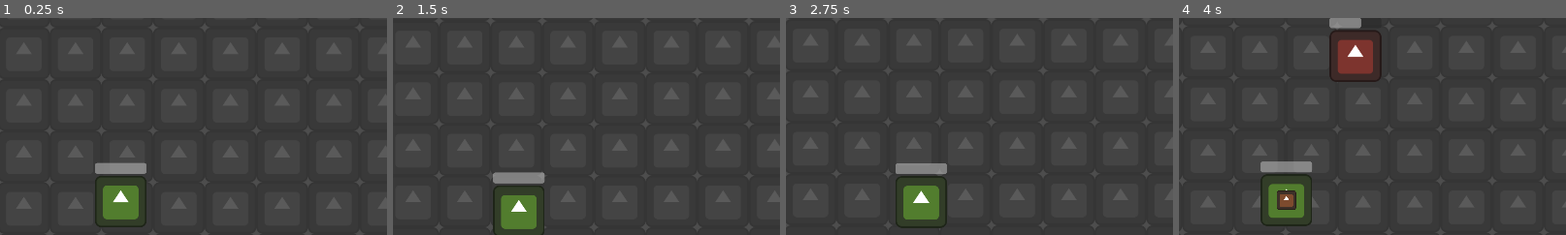
Above: before the commit, frames 1-4 (left to right).
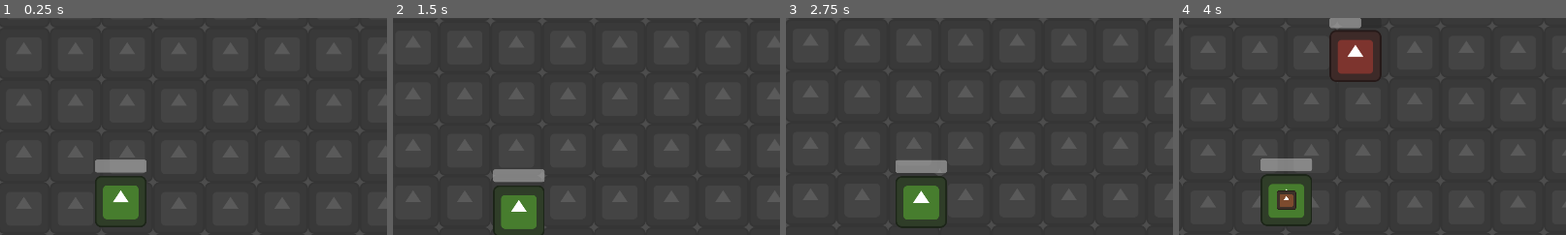
Above: after the commit, the same moments.

Repository: alfroids/survivors-clone
Game: Godot game, scene res://World/world.tscn
Same seed, same stepped clock (60 frames per second), same inputs: the game is played once before the commit and once after it. The engine's default icon, where the game draws it, is replaced by a stand-in: a white triangle on a blue panel in a dark square.
Inputs:
- Up to frame 1 (0.25 s): no input
- Up to frame 2 (1.5 s): tap Enter at 0.5 s; hold D (move_right) 0.53-1.28 s; hold S (move_down) from 1.28 s (still down)
- Up to frame 3 (2.75 s): release S (move_down) at 2.03 s; hold D (move_right) from 2.03 s (still down)
- Up to frame 4 (4 s): release D (move_right) at 2.78 s; hold W (move_up) 2.78-3.53 s; hold A (move_left) from 3.53 s (still down)
The pictures show only the part of the screen within x 34-84%, y 8-58%; the shares and areas given below are measured in that part.

The runs differ from the first frame. In frame 1, 0.4% of the frame differs, in the area x 24-38%, y 65-72%; in frame 2, 0.4%; in frame 3, 0.2%; in frame 4, 0.2%.

Commit message:
Rework player

Diff:
--- a/signal_bus.gd
+++ b/Autoloads/signal_bus.gd
@@ -11,3 +11,7 @@
 
 func _on_player_current_xp_changed(new_current_xp: int) -> void:
 	player_current_xp_changed.emit(new_current_xp)
+
+
+func _on_ui_hidden() -> void:
+	pass
--- /dev/null
+++ b/Components/FireballAttackComponent/fireball_attack_component.gd
@@ -0,0 +1,32 @@
+extends Node2D
+
+
+@export_range(0.0, 5.0, 0.1, "or_greater", "suffix:/s") var attack_speed: float = 1.0
+
+@onready var fireball_scene: PackedScene = preload("res://Fireball/fireball.tscn")
+
+
+func _ready() -> void:
+	var shoot_timer: Timer = $ShootTimer as Timer
+	shoot_timer.wait_time = 1 / attack_speed
+	shoot_timer.start()
+
+
+func _on_shoot_timer_timeout() -> void:
+	var closest_enemy: CharacterBody2D
+	var closest_distsq: float = INF
+
+	for enemy: CharacterBody2D in get_tree().get_nodes_in_group(&"enemies"):
+		var enemy_distsq: float = global_position.distance_squared_to(enemy.global_position)
+		if enemy_distsq < closest_distsq:
+			closest_enemy = enemy
+			closest_distsq = enemy_distsq
+
+	if not closest_enemy:
+		return
+
+	var direction: Vector2 = global_position.direction_to(closest_enemy.global_position)
+	var fireball: Fireball = fireball_scene.instantiate() as Fireball
+	fireball.global_position = global_position
+	fireball.direction = direction
+	get_tree().current_scene.call_deferred(&"add_child", fireball)
--- /dev/null
+++ b/Components/FireballAttackComponent/fireball_attack_component.tscn
@@ -0,0 +1,10 @@
+[gd_scene load_steps=2 format=3 uid="uid://7gbff40kiaef"]
+
+[ext_resource type="Script" path="res://Components/FireballAttackComponent/fireball_attack_component.gd" id="1_drlcm"]
+
+[node name="FireballAttackComponent" type="Node2D"]
+script = ExtResource("1_drlcm")
+
+[node name="ShootTimer" type="Timer" parent="."]
+
+[connection signal="timeout" from="ShootTimer" to="." method="_on_shoot_timer_timeout"]
--- /dev/null
+++ b/Components/HealthComponent/health_component.gd
@@ -0,0 +1,49 @@
+class_name HealthComponent
+extends Node2D
+
+
+@export_range(1.0, 100.0, 1.0, "or_greater") var max_health: float = 10.0:
+	set(mh):
+		max_health = maxf(0.0, mh)
+		health_bar.max_value = max_health
+@export var allow_shield: bool = false
+
+var lost_health: float:
+	get:
+		return max_health - health
+
+@onready var health_bar: ProgressBar = $HealthBar as ProgressBar
+@onready var health: float = max_health:
+	set(h):
+		health = clampf(h, 0.0, max_health)
+		health_bar.value = health
+@onready var armor: float = 0.0:
+	set(a):
+		armor = maxf(0.0, a)
+@onready var shield: float = 0.0:
+	set(s):
+		shield = maxf(0.0, s)
+
+
+func _ready() -> void:
+	health_bar.max_value = max_health
+	health_bar.value = health
+
+
+func take_damage(damage: float, ignore_shield: bool = false) -> bool:
+	if not ignore_shield:
+		var excess_damage: float = maxf(0.0, damage - shield)
+		shield -= damage
+		damage = excess_damage
+
+	health -= damage / (1 + armor / 25.0)
+
+	return not health
+
+
+func heal(heal_amount: float, excess_to_shield: bool = false) -> void:
+	if excess_to_shield:
+		var excess_heal: float = heal_amount - lost_health
+		shield += excess_heal
+
+	health += heal_amount
--- /dev/null
+++ b/Components/HealthComponent/health_component.tscn
@@ -0,0 +1,15 @@
+[gd_scene load_steps=2 format=3 uid="uid://b1o71rylv2pet"]
+
+[ext_resource type="Script" path="res://Components/HealthComponent/health_component.gd" id="1_xx853"]
+
+[node name="HealthComponent" type="Node2D"]
+script = ExtResource("1_xx853")
+
+[node name="HealthBar" type="ProgressBar" parent="."]
+offset_left = -64.0
+offset_top = -16.0
+offset_right = 64.0
+offset_bottom = 16.0
+size_flags_horizontal = 4
+size_flags_vertical = 4
+show_percentage = false
--- a/DamageData/damage_data.gd
+++ b/DamageData/damage_data.gd
@@ -2,7 +2,7 @@
 extends Resource
 
 
-@export_range(0, 50, 1, "or_greater") var damage_per_tick: int = 1
+@export_range(0.0, 50.0, 0.5, "or_greater") var damage_per_tick: float = 1.0
 @export_range(0, 5, 1) var total_ticks: int = 1
 @export_range(0.0, 5.0, 0.1, "suffix:ticks/s") var ticks_frequency: float = 2.0
 
--- a/Enemy/enemy.tscn
+++ b/Enemy/enemy.tscn
@@ -3,7 +3,7 @@
 [ext_resource type="Texture2D" uid="uid://bor6xfqb3k54d" path="res://icon.svg" id="1_54a1r"]
 [ext_resource type="Script" path="res://Enemy/enemy.gd" id="1_r2jj5"]
 [ext_resource type="Script" path="res://EnemyData/enemy_data.gd" id="2_ouuid"]
-[ext_resource type="Shader" uid="uid://y682225ucbre" path="res://recolor.tres" id="2_xuysw"]
+[ext_resource type="Shader" uid="uid://y682225ucbre" path="res://Shaders/recolor.tres" id="2_xuysw"]
 [ext_resource type="PackedScene" uid="uid://bxs0p7ry7bwps" path="res://XP/xp.tscn" id="3_py0fd"]
 [ext_resource type="Script" path="res://Hurtbox/hurtbox.gd" id="4_fjgfo"]
 [ext_resource type="Script" path="res://Hitbox/hitbox.gd" id="4_jtv4c"]
--- a/Fireball/fireball.tscn
+++ b/Fireball/fireball.tscn
@@ -1,7 +1,7 @@
 [gd_scene load_steps=9 format=3 uid="uid://kojtmbc8ypc"]
 
 [ext_resource type="Script" path="res://Fireball/fireball.gd" id="1_56py6"]
-[ext_resource type="Shader" uid="uid://y682225ucbre" path="res://recolor.tres" id="1_e7uuv"]
+[ext_resource type="Shader" uid="uid://y682225ucbre" path="res://Shaders/recolor.tres" id="1_e7uuv"]
 [ext_resource type="Texture2D" uid="uid://bor6xfqb3k54d" path="res://icon.svg" id="2_313am"]
 [ext_resource type="Script" path="res://Hitbox/hitbox.gd" id="3_y52ev"]
 [ext_resource type="Script" path="res://DamageData/damage_data.gd" id="5_ars3j"]
--- a/Player/player.gd
+++ b/Player/player.gd
@@ -1,18 +1,22 @@
+class_name Player
 extends CharacterBody2D
 
 
 signal leveled_up(new_level: int, xp_to_next_level: int)
 signal current_xp_changed(new_current_xp: int)
 
-@export var max_health: int = 100
+#enum STATS {
+	#HEALTH,
+	#ARMOR,
+	#MOVE_SPEED,
+	#ATTACK_DAMAGE_MULTIPLIER,
+	#ATTACK_SPEED_MULTIPLIER,
+	#FIREBALL,
+#}
+
 @export var move_speed: float = 200.0
-@export var fireball_scene: PackedScene
 
-@onready var health_bar: ProgressBar = $HealthBar as ProgressBar
-@onready var health: int = max_health:
-	set(h):
-		health = clampi(h, 0, max_health)
-		health_bar.value = health
+@onready var health_component: HealthComponent = $HealthComponent as HealthComponent
 @onready var total_xp: int = 0
 @onready var current_xp: int = 0
 @onready var level: int = 1
@@ -21,9 +25,6 @@
 func _ready() -> void:
 	leveled_up.connect(SignalBus._on_player_leveled_up)
 	current_xp_changed.connect(SignalBus._on_player_current_xp_changed)
-
-	health_bar.max_value = max_health
-	health_bar.value = health
 
 	leveled_up.emit(level, 1000)
 
@@ -38,29 +39,8 @@
 	move_and_slide()
 
 
-func _on_shoot_timer_timeout() -> void:
-	var closest_enemy: CharacterBody2D
-	var closest_distsq: float = INF
-
-	for enemy: CharacterBody2D in get_tree().get_nodes_in_group(&"enemies"):
-		var enemy_distsq: float = global_position.distance_squared_to(enemy.global_position)
-		if enemy_distsq < closest_distsq:
-			closest_enemy = enemy
-			closest_distsq = enemy_distsq
-
-	if not closest_enemy:
-		return
-
-	var direction: Vector2 = global_position.direction_to(closest_enemy.global_position)
-	var fireball: Fireball = fireball_scene.instantiate() as Fireball
-	fireball.position = position
-	fireball.direction = direction
-	fireball.top_level = true
-	add_child(fireball)
-
-
 func _on_hurtbox_received_damage(damage_data: DamageData) -> void:
-	health -= damage_data.damage_per_tick
+	var _died: bool = health_component.take_damage(damage_data.damage_per_tick)
 
 
 func _on_loot_range_area_entered(area: Area2D) -> void:
--- a/Player/player.tscn
+++ b/Player/player.tscn
@@ -1,14 +1,15 @@
-[gd_scene load_steps=10 format=3 uid="uid://s8aop3m7u4gi"]
+[gd_scene load_steps=11 format=3 uid="uid://s8aop3m7u4gi"]
 
 [ext_resource type="Script" path="res://Player/player.gd" id="1_o5dgi"]
-[ext_resource type="Shader" uid="uid://y682225ucbre" path="res://recolor.tres" id="2_624hf"]
-[ext_resource type="PackedScene" uid="uid://kojtmbc8ypc" path="res://Fireball/fireball.tscn" id="2_r1fem"]
+[ext_resource type="Shader" uid="uid://y682225ucbre" path="res://Shaders/recolor.tres" id="2_624hf"]
 [ext_resource type="Texture2D" uid="uid://bor6xfqb3k54d" path="res://icon.svg" id="2_rle6d"]
 [ext_resource type="Script" path="res://Hurtbox/hurtbox.gd" id="5_4ubwm"]
+[ext_resource type="PackedScene" uid="uid://b1o71rylv2pet" path="res://Components/HealthComponent/health_component.tscn" id="6_avyd6"]
+[ext_resource type="PackedScene" uid="uid://7gbff40kiaef" path="res://Components/FireballAttackComponent/fireball_attack_component.tscn" id="8_ipt57"]
 
 [sub_resource type="ShaderMaterial" id="ShaderMaterial_unfu4"]
 shader = ExtResource("2_624hf")
-shader_parameter/NewColor = Color(0.45, 1, 0, 1)
+shader_parameter/NewColor = Color(0.316667, 1, 0, 1)
 
 [sub_resource type="RectangleShape2D" id="RectangleShape2D_q3kxg"]
 size = Vector2(64, 64)
@@ -23,7 +24,6 @@
 collision_layer = 2
 motion_mode = 1
 script = ExtResource("1_o5dgi")
-fireball_scene = ExtResource("2_r1fem")
 
 [node name="Sprite2D" type="Sprite2D" parent="."]
 material = SubResource("ShaderMaterial_unfu4")
@@ -32,9 +32,6 @@
 [node name="CollisionShape2D" type="CollisionShape2D" parent="."]
 visible = false
 shape = SubResource("RectangleShape2D_q3kxg")
-
-[node name="ShootTimer" type="Timer" parent="."]
-autostart = true
 
 [node name="Hurtbox" type="Area2D" parent="."]
 visible = false
@@ -46,14 +43,6 @@
 [node name="CollisionShape2D" type="CollisionShape2D" parent="Hurtbox"]
 shape = SubResource("RectangleShape2D_negou")
 
-[node name="HealthBar" type="ProgressBar" parent="."]
-offset_left = -64.0
-offset_top = -96.0
-offset_right = 64.0
-offset_bottom = -69.0
-size_flags_horizontal = 4
-show_percentage = false
-
 [node name="LootRange" type="Area2D" parent="."]
 visible = false
 collision_layer = 0
@@ -63,6 +52,10 @@
 [node name="CollisionShape2D" type="CollisionShape2D" parent="LootRange"]
 shape = SubResource("CircleShape2D_ud1hn")
 
-[connection signal="timeout" from="ShootTimer" to="." method="_on_shoot_timer_timeout"]
+[node name="HealthComponent" parent="." instance=ExtResource("6_avyd6")]
+position = Vector2(0, -88)
+
+[node name="FireballAttackComponent" parent="." instance=ExtResource("8_ipt57")]
+
 [connection signal="received_damage" from="Hurtbox" to="." method="_on_hurtbox_received_damage"]
 [connection signal="area_entered" from="LootRange" to="." method="_on_loot_range_area_entered"]
--- a/recolor.tres
+++ b/Shaders/recolor.tres
@@ -140,7 +140,6 @@
 
 }
 "
-graph_offset = Vector2(-295.994, 881.499)
 mode = 1
 flags/light_only = false
 nodes/fragment/0/position = Vector2(1640, 2500)
--- a/UI/ui.tscn
+++ b/UI/ui.tscn
@@ -46,8 +46,65 @@
 horizontal_alignment = 1
 vertical_alignment = 1
 
-[node name="ColorRect" type="ColorRect" parent="MarginContainer/VBoxContainer"]
-visible = false
+[node name="Main" type="Control" parent="MarginContainer/VBoxContainer"]
+unique_name_in_owner = true
+process_mode = 3
 layout_mode = 2
 size_flags_vertical = 3
-color = Color(0, 0, 0, 0.392157)
+
+[node name="Panel" type="Panel" parent="MarginContainer/VBoxContainer/Main"]
+custom_minimum_size = Vector2(500, 750)
+layout_mode = 1
+anchors_preset = 8
+anchor_left = 0.5
+anchor_top = 0.5
+anchor_right = 0.5
+anchor_bottom = 0.5
+offset_left = -10.0
+offset_top = -10.0
+offset_right = 10.0
+offset_bottom = 10.0
+grow_horizontal = 2
+grow_vertical = 2
+size_flags_horizontal = 4
+size_flags_vertical = 4
+
+[node name="MarginContainer" type="MarginContainer" parent="MarginContainer/VBoxContainer/Main/Panel"]
+layout_mode = 1
+anchors_preset = 15
+anchor_right = 1.0
+anchor_bottom = 1.0
+grow_horizontal = 2
+grow_vertical = 2
+theme_override_constants/margin_left = 20
+theme_override_constants/margin_top = 20
+theme_override_constants/margin_right = 20
+theme_override_constants/margin_bottom = 60
+
+[node name="VBoxContainer" type="VBoxContainer" parent="MarginContainer/VBoxContainer/Main/Panel/MarginContainer"]
+layout_mode = 2
+theme_override_constants/separation = 20
+
+[node name="Label" type="Label" parent="MarginContainer/VBoxContainer/Main/Panel/MarginContainer/VBoxContainer"]
+layout_mode = 2
+size_flags_vertical = 6
+theme_override_font_sizes/font_size = 32
+text = "Level up!"
+horizontal_alignment = 1
+vertical_alignment = 1
+
+[node name="Button" type="Button" parent="MarginContainer/VBoxContainer/Main/Panel/MarginContainer/VBoxContainer"]
+layout_mode = 2
+size_flags_vertical = 3
+
+[node name="Button2" type="Button" parent="MarginContainer/VBoxContainer/Main/Panel/MarginContainer/VBoxContainer"]
+layout_mode = 2
+size_flags_vertical = 3
+
+[node name="Button3" type="Button" parent="MarginContainer/VBoxContainer/Main/Panel/MarginContainer/VBoxContainer"]
+layout_mode = 2
+size_flags_vertical = 3
+
+[connection signal="pressed" from="MarginContainer/VBoxContainer/Main/Panel/MarginContainer/VBoxContainer/Button" to="." method="_on_button_pressed"]
+[connection signal="pressed" from="MarginContainer/VBoxContainer/Main/Panel/MarginContainer/VBoxContainer/Button2" to="." method="_on_button_pressed"]
+[connection signal="pressed" from="MarginContainer/VBoxContainer/Main/Panel/MarginContainer/VBoxContainer/Button3" to="." method="_on_button_pressed"]
--- a/UI/ui_controller.gd
+++ b/UI/ui_controller.gd
@@ -1,20 +1,29 @@
 extends Control
-
 
 @onready var level_progress_bar: ProgressBar = %LevelProgressBar as ProgressBar
 @onready var level_label: Label = %LevelLabel as Label
+@onready var main: Control = %Main as Control
 
 
 func _ready() -> void:
 	SignalBus.player_leveled_up.connect(_on_player_leveled_up)
 	SignalBus.player_current_xp_changed.connect(_on_current_xp_changed)
+	main.visible = false
 
 
 func _on_player_leveled_up(new_level: int, xp_to_next_level: int) -> void:
 	level_progress_bar.max_value = xp_to_next_level
 	level_progress_bar.value = 0
 	level_label.text = "LVL " + str(new_level)
+	if new_level > 1:
+		main.visible = true
+		get_tree().paused = true
 
 
 func _on_current_xp_changed(new_current_xp: int) -> void:
 	level_progress_bar.value = new_current_xp
+
+
+func _on_button_pressed() -> void:
+	main.visible = false
+	get_tree().paused = false
--- a/World/world.tscn
+++ b/World/world.tscn
@@ -1,6 +1,6 @@
 [gd_scene load_steps=7 format=3 uid="uid://ttxhlnfnbwp0"]
 
-[ext_resource type="Shader" uid="uid://y682225ucbre" path="res://recolor.tres" id="1_37jq6"]
+[ext_resource type="Shader" uid="uid://y682225ucbre" path="res://Shaders/recolor.tres" id="1_37jq6"]
 [ext_resource type="PackedScene" uid="uid://dbfmbbtlx0udj" path="res://UI/ui.tscn" id="1_bpf7e"]
 [ext_resource type="Texture2D" uid="uid://bor6xfqb3k54d" path="res://icon.svg" id="1_yc8kb"]
 [ext_resource type="PackedScene" uid="uid://s8aop3m7u4gi" path="res://Player/player.tscn" id="2_44pw7"]
--- a/XP/xp.tscn
+++ b/XP/xp.tscn
@@ -1,7 +1,7 @@
 [gd_scene load_steps=7 format=3 uid="uid://bxs0p7ry7bwps"]
 
 [ext_resource type="Script" path="res://XP/xp.gd" id="1_fkvtv"]
-[ext_resource type="Shader" uid="uid://dpcy4a4xgx7p0" path="res://xp.tres" id="1_lo8g3"]
+[ext_resource type="Shader" uid="uid://dpcy4a4xgx7p0" path="res://Shaders/xp.tres" id="1_lo8g3"]
 [ext_resource type="Texture2D" uid="uid://bor6xfqb3k54d" path="res://icon.svg" id="2_ntmc2"]
 
 [sub_resource type="Curve" id="Curve_lsmkd"]
--- a/project.godot
+++ b/project.godot
@@ -17,8 +17,8 @@
 
 [autoload]
 
-Utils="*res://utils.gd"
-SignalBus="*res://signal_bus.gd"
+Utils="*res://Autoloads/utils.gd"
+SignalBus="*res://Autoloads/signal_bus.gd"
 
 [display]
 
Renamed: utils.gd -> Autoloads/utils.gd
Renamed: xp.tres -> Shaders/xp.tres
